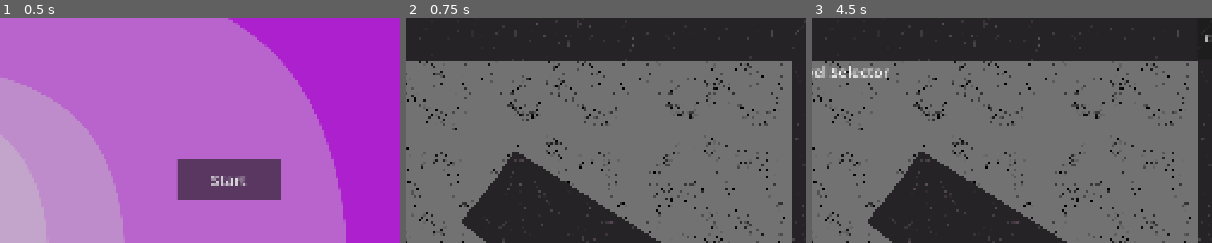
Above: before the commit, frames 1-3 (left to right).
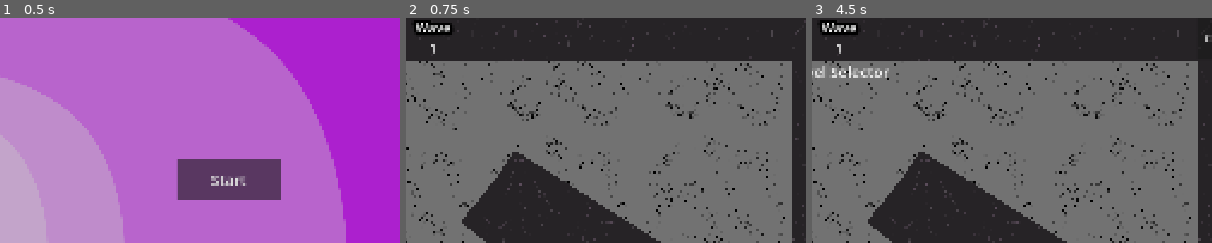
Above: after the commit, the same moments.

Repository: ryupold/ld59
Game: Godot game, scene res://scenes/main.tscn
The game is run twice, just before and just after one commit, with the same random seed, the same clock (stepped at 60 frames per second) and the same inputs.
Inputs (mouse positions are % of the whole screen's width and height, from its top left):
- Up to frame 1 (0.5 s): no input
- Up to frame 2 (0.75 s): click "Start" at 0.5 s
- Up to frame 3 (4.5 s): click "Restart" at 1.25 s; click "Restart" at 2 s; click "Restart" at 2.75 s; click (26, 93) at 3.52 s; click "Levels" at 4.25 s
The pictures show only the part of the screen within x 47-97%, y 0-50%; the shares and areas given below are measured in that part.

Frame 1 is identical in both runs. In frame 2, 0.6% of the frame differs, in the area x 2-12%, y 0-16%; in frame 3, 0.6%.

Commit message:
Add Wave Indicator

Diff:
--- a/ld59-game/hud/hud.gd
+++ b/ld59-game/hud/hud.gd
@@ -1,6 +1,7 @@
 extends CanvasLayer
 
 @export var button: Button
+@export var waveNumber: Label
 @export var buttonSelector: Button
 @export var buttonChooser: Button
 @export var levelSelector: PackedScene = preload("res://hud/level_selector/level_selector.tscn")
@@ -10,6 +11,7 @@
 	button.pressed.connect(GameState.restartLevel)
 	buttonSelector.pressed.connect(showLevelSelector)
 	GameState.onGameOver.connect(showGameOver)
+	GameState.onNextWave.connect(func(nr:int): waveNumber.text = str(nr))
 
 func showLevelSelector():
 	var selector := levelSelector.instantiate() as LevelSelectorCanvasItem
--- a/ld59-game/hud/hud.tscn
+++ b/ld59-game/hud/hud.tscn
@@ -6,13 +6,44 @@
 [ext_resource type="PackedScene" uid="uid://b0blgpnq2do5u" path="res://hud/level_selector/level_selector.tscn" id="4_w8tcp"]
 [ext_resource type="PackedScene" uid="uid://bfitb4kywy6li" path="res://hud/tower_chooser/tower_chooser.tscn" id="5_svhta"]
 
+[sub_resource type="LabelSettings" id="LabelSettings_svhta"]
+line_spacing = 0.0
+font_size = 32
+outline_size = 30
+outline_color = Color(0, 0, 0, 1)
+
 [sub_resource type="LabelSettings" id="LabelSettings_6ca3a"]
 font_size = 30
 
-[node name="HUD" type="CanvasLayer" unique_id=114495 node_paths=PackedStringArray("button", "buttonSelector")]
+[node name="HUD" type="CanvasLayer" unique_id=114495 node_paths=PackedStringArray("button", "waveNumber", "buttonSelector")]
 script = ExtResource("1_318vg")
 button = NodePath("MenuBar/Button")
+waveNumber = NodePath("VBoxContainer/Number")
 buttonSelector = NodePath("MenuBar/ButtonSelector")
+
+[node name="VBoxContainer" type="VBoxContainer" parent="." unique_id=835312721]
+anchors_preset = 15
+anchor_right = 1.0
+anchor_bottom = 1.0
+grow_horizontal = 2
+grow_vertical = 2
+size_flags_horizontal = 3
+size_flags_vertical = 3
+
+[node name="Wave" type="Label" parent="VBoxContainer" unique_id=1519663171]
+layout_mode = 2
+size_flags_vertical = 0
+theme_override_font_sizes/font_size = 32
+text = "Wave"
+label_settings = SubResource("LabelSettings_svhta")
+horizontal_alignment = 1
+
+[node name="Number" type="Label" parent="VBoxContainer" unique_id=1551335508]
+layout_mode = 2
+size_flags_vertical = 2
+theme_override_font_sizes/font_size = 32
+text = "1"
+horizontal_alignment = 1
 
 [node name="debug" type="VBoxContainer" parent="." unique_id=1206069560]
 visible = false
@@ -25,18 +56,21 @@
 script = ExtResource("1_6ca3a")
 
 [node name="PacketsLostLabel" type="Label" parent="debug" unique_id=1300933531]
+visible = false
 layout_mode = 2
 text = "packets lost"
 label_settings = SubResource("LabelSettings_6ca3a")
 horizontal_alignment = 2
 
 [node name="PayloadReceivedLabel" type="Label" parent="debug" unique_id=2063424629]
+visible = false
 layout_mode = 2
 text = "payload received"
 label_settings = SubResource("LabelSettings_6ca3a")
 horizontal_alignment = 2
 
 [node name="PayloadPerSecondLabel" type="Label" parent="debug" unique_id=2034626969]
+visible = false
 layout_mode = 2
 text = "payload/s"
 label_settings = SubResource("LabelSettings_6ca3a")
--- a/ld59-game/scenes/main.tscn
+++ b/ld59-game/scenes/main.tscn
@@ -9,6 +9,7 @@
 levels = NodePath("CanvasLayer/HSplitContainer/HBoxContainer/VBoxContainer/MarginContainer2/Levels")
 
 [node name="CanvasLayer" type="CanvasLayer" parent="." unique_id=362393604]
+follow_viewport_enabled = true
 
 [node name="TextureRect" type="TextureRect" parent="CanvasLayer" unique_id=1806497696]
 anchors_preset = 15
